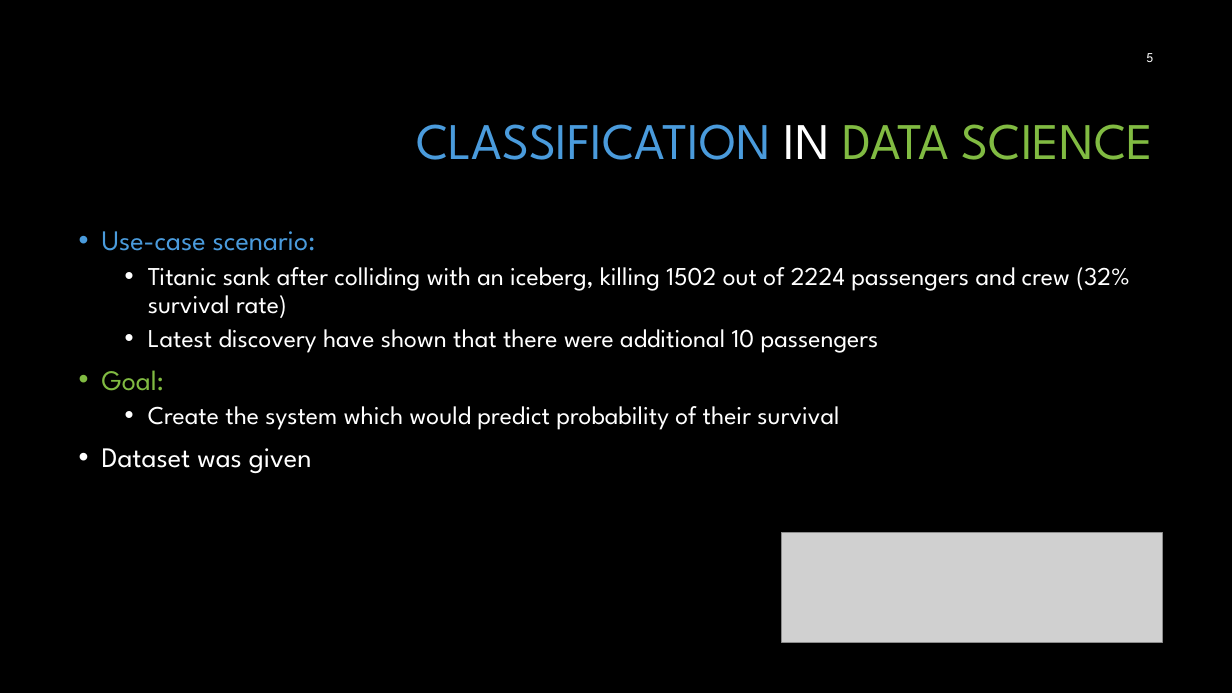
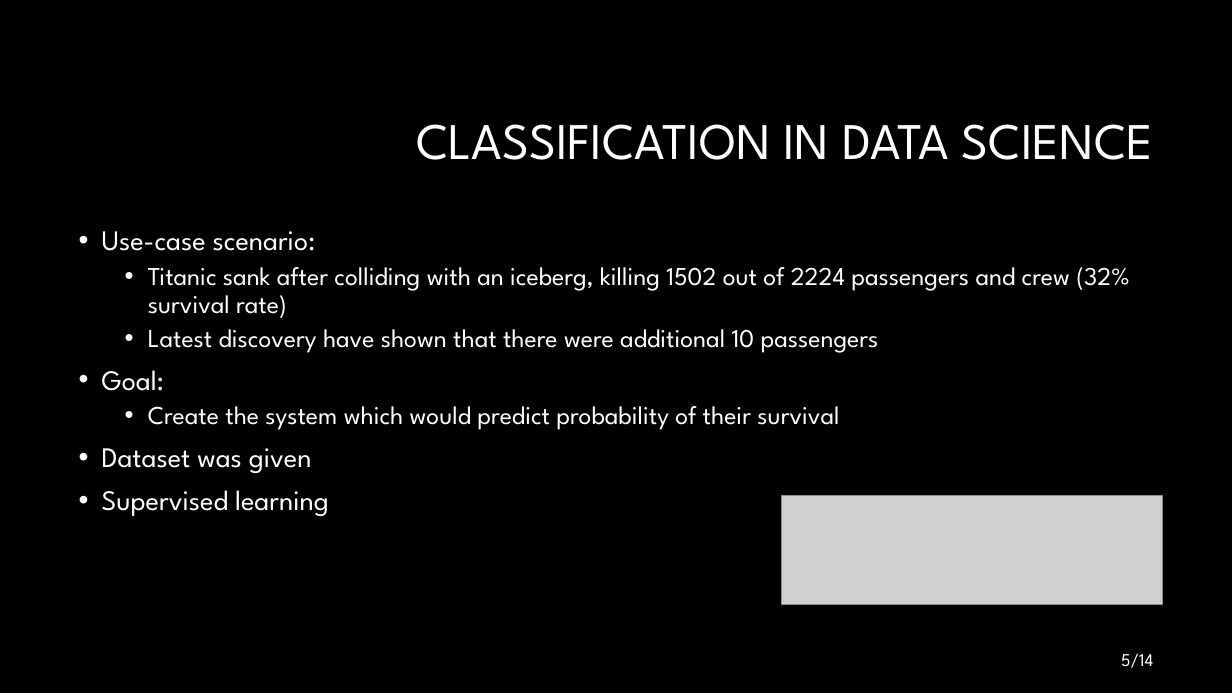
Before and after one commit to mehmedkadric/internship, a slide deck: slide 5 of demoPresentation/DemoPresentation.pptx. Drawn at 1232x693 pixels with LibreOffice and Linux fonts; fonts in the diff are those of the drawing; grey boxes stand for pictures; background and template pictures are left out. Boxes give left, top, right and bottom in pixels: in the first picture for what was removed or moved away, otherwise in the second. Text is boxed around its words. In the diff, an @@ line names an element or a change of style, - is before the commit and + after.

```diff
--- a/demoPresentation/DemoPresentation.pptx
+++ b/demoPresentation/DemoPresentation.pptx
@@ title "CLASSIFICATION IN DATA SCIENCE" at <box>416,124,1154,160</box>: text colour #4A9BDC to #FFFFFF in "CLASSIFICATION"; text colour #81BB42 to #FFFFFF in "DATA SCIENCE" @@
@@ text at <box>102,231,316,391</box>: text colour #4A9BDC to #FFFFFF in "Use-case scenario:"; text colour #81BB42 to #FFFFFF in "Goal:" @@
@@ text at <box>102,490,329,516</box>: paragraph added @@
+• Supervised learning
@@ picture: place and size @@
-picture at <box>782,533,1163,642</box>
+picture at <box>782,495,1163,604</box>
@@ page number at <box>1121,653,1153,668</box>: text changed; size 10.5 to 14 pt @@
-5
+5/14
```
Also in this commit, not shown: 12 other slides changed, 1 slide added, 1 slide removed, 2 other files.
